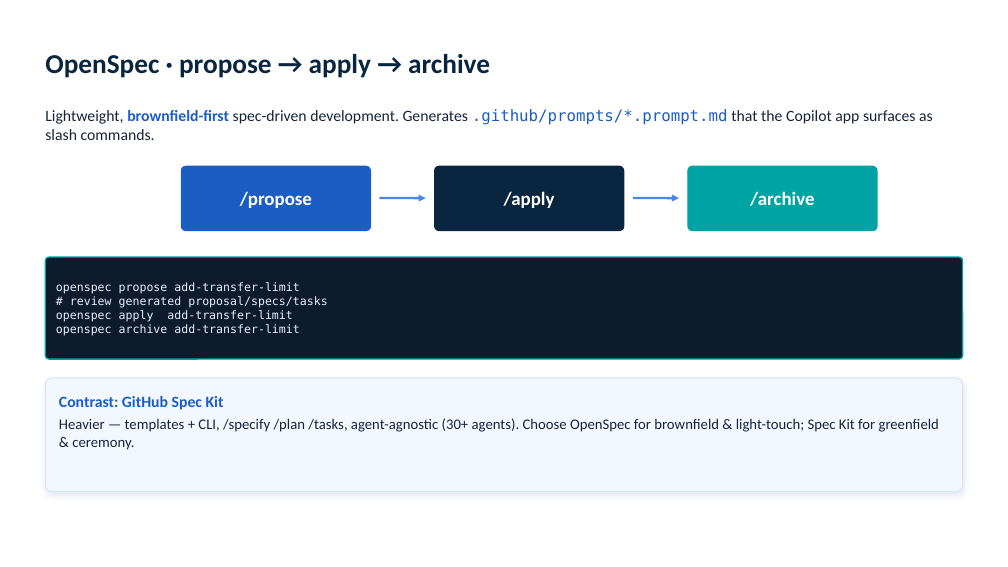
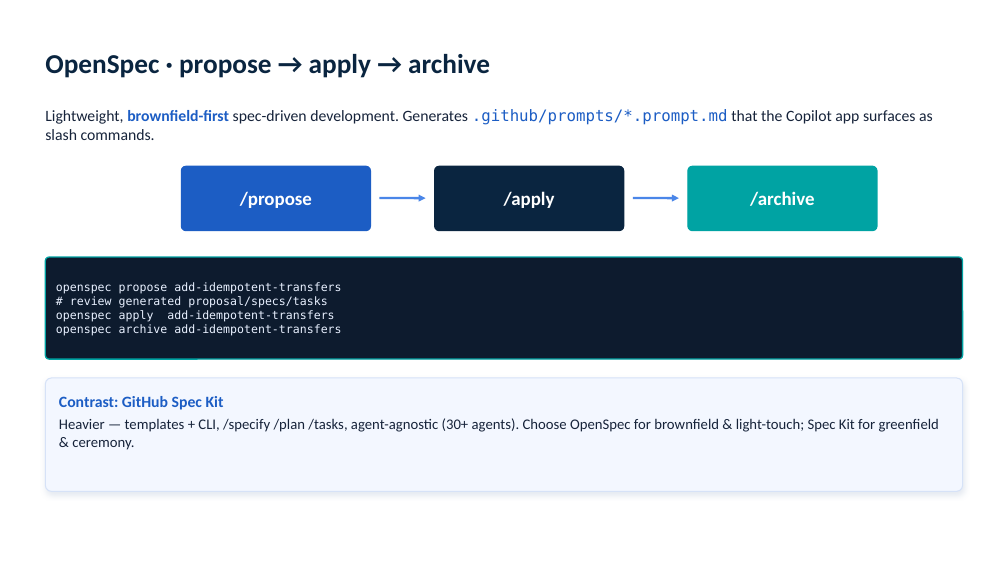
Before and after one commit to amilos/agentic-coding-101, a slide deck: slide 31 of slides/agentic-coding-101.pptx. Drawn at 1008x567 pixels with LibreOffice and Linux fonts; fonts in the diff are those of the drawing. Boxes give left, top, right and bottom in pixels: in the first picture for what was removed or moved away, otherwise in the second. Text is boxed around its words. In the diff, an @@ line names an element or a change of style, - is before the commit and + after.

```diff
--- a/slides/agentic-coding-101.pptx
+++ b/slides/agentic-coding-101.pptx
@@ text at (56,282,341,294): text changed @@
-openspec propose add-transfer-limit
+openspec propose add-idempotent-transfers
@@ text at (56,310,341,336): text changed @@
-openspec apply add-transfer-limit
-openspec archive add-transfer-limit
+openspec apply add-idempotent-transfers
+openspec archive add-idempotent-transfers
```
Also in this commit, not shown: 19 other files.
